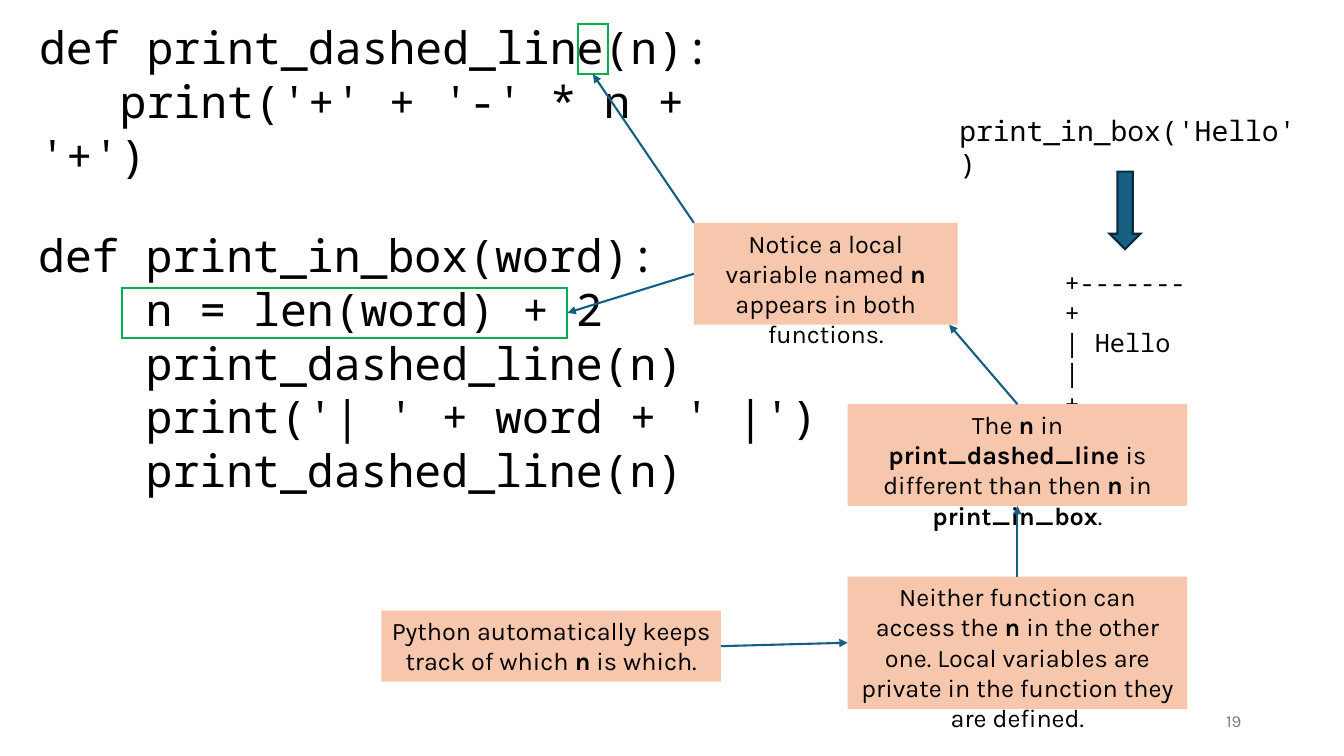
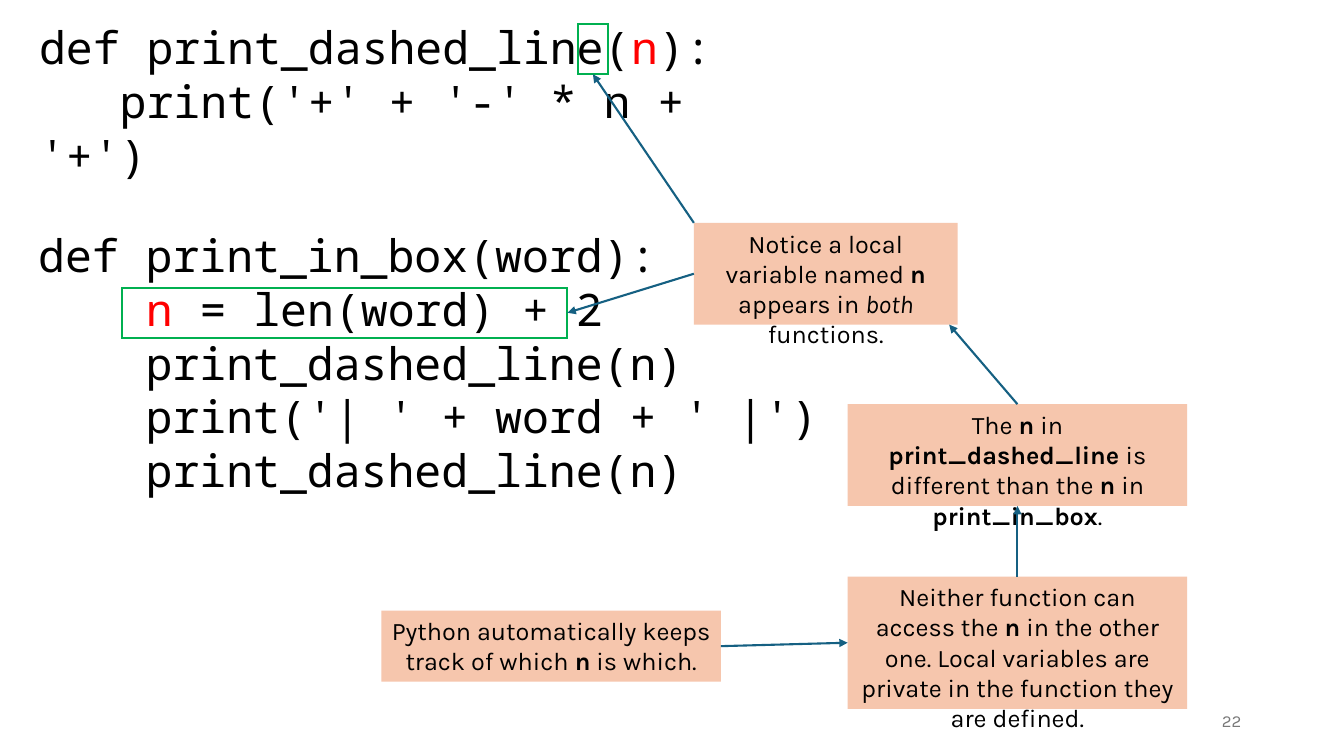
Before and after one commit to tjd1234/cmpt120fall2024, a slide deck: slide 22 of lecture_notes/chapter3/chapter3.pptx (slide 19 before the commit). Drawn at 1344x756 pixels with LibreOffice and Linux fonts; fonts in the diff are those of the drawing. Boxes give left, top, right and bottom in pixels: in the first picture for what was removed or moved away, otherwise in the second. Text is boxed around its words. In the diff, an @@ line names an element or a change of style, - is before the commit and + after.

```diff
--- a/lecture_notes/chapter3/chapter3.pptx
+++ b/lecture_notes/chapter3/chapter3.pptx
@@ text "def print_dashed_line(n): print('+' + '-' ..." at (x1=39, y1=23, x2=712, y2=129): text colour #000000 to #FF0000 in "print_dashed_line(n):" @@
@@ text removed at (x1=959, y1=119, x2=1295, y2=148) @@
-print_in_box('Hello')
@@ down arrow removed at (x1=1110, y1=171, x2=1141, y2=249) @@
@@ rectangle "Notice a local variable named ..." at (x1=694, y1=223, x2=958, y2=325): italic on in "both" @@
@@ text at (x1=146, y1=287, x2=603, y2=333): text colour #000000 to #FF0000 in "n" @@
@@ text removed at (x1=1095, y1=333, x2=1171, y2=353) @@
-+-------+
-| Hello |
-+-------+
@@ text in rectangle at (x1=888, y1=416, x2=1147, y2=531): text changed @@
-The n in print_dashed_line is different than then n in print_in_box.
+The n in print_dashed_line is different than the n in print_in_box.
@@ page number at (x1=1222, y1=716, x2=1241, y2=727): text changed @@
-19
+22
```
Also in this commit, not shown: 9 other slides changed, 12 slides added, 1 other file.
